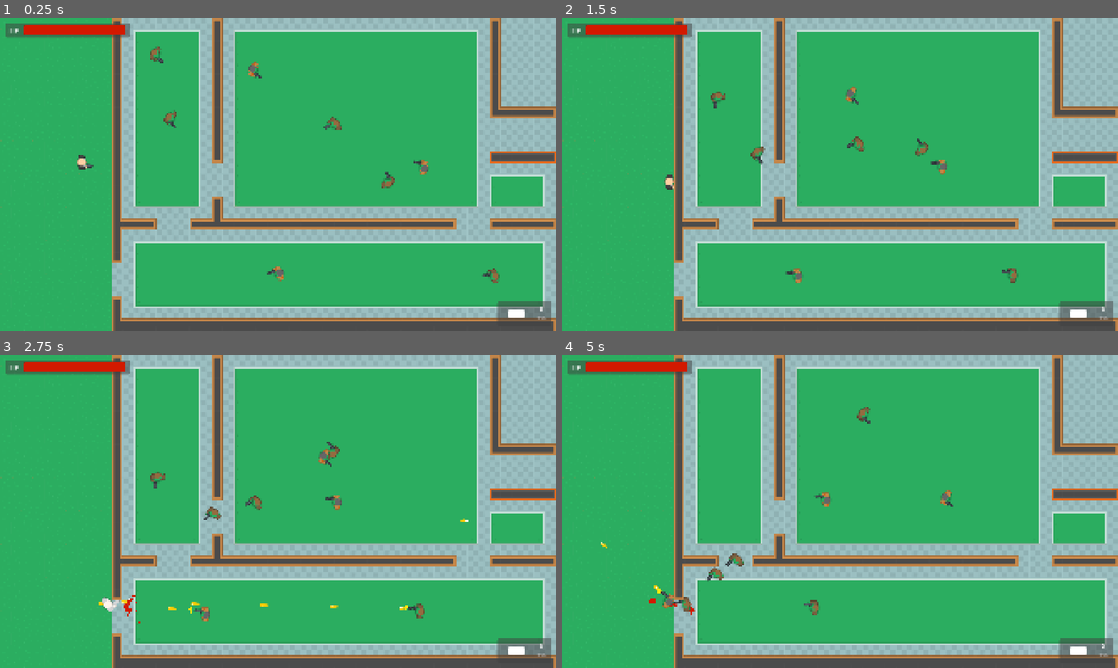
Above: before the commit, frames 1-4 (two rows, left to right).
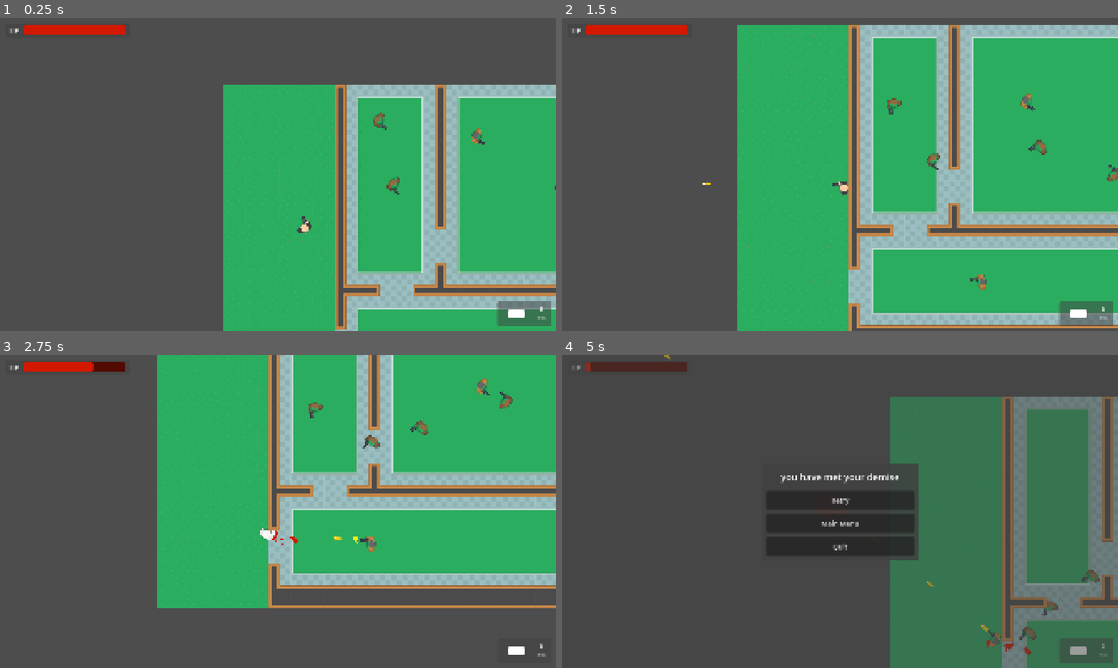
Above: after the commit, the same moments.

Repository: noor-shalaby/velvet-venom
Game: Godot game, scene res://scenes/levels/test_level2_shooters.tscn
Two runs of this game, one before a commit and one after it. Both use one fixed random seed, a clock stepped at 60 frames per second and the inputs below. This scene is started directly instead of the project's main scene.
Inputs (mouse positions are in pixels of both pictures, inside the frame that each line leads up to):
- Up to frame 1 (0.25 s): no input
- Up to frame 2 (1.5 s): move the mouse to (962, 158) at 0.52 s; hold D (right) 0.53-1.28 s; hold Shift (dash) 0.53-1.28 s; click (962, 158) at 0.8 s; move the mouse to (728, 190) at 1.27 s; hold S (down) from 1.28 s (still down); click (728, 190) at 1.35 s
- Up to frame 3 (2.75 s): tap 1 (gun) at 1.55 s; move the mouse to (333, 442) at 2.02 s; release S (down) at 2.03 s; hold D (right) from 2.03 s (still down); hold 1 (gun) from 2.03 s (still down); tap 2 (machinegun) at 2.3 s
- Up to frame 4 (5 s): move the mouse to (812, 574) at 2.77 s; release D (right) at 2.78 s; release 1 (gun) at 2.78 s; hold W (up) 2.78-3.53 s; tap 2 (machinegun) at 2.85 s; tap Shift (dash) at 3.05 s; move the mouse to (1006, 558) at 3.52 s; hold A (left) 3.53-4.25 s; hold Shift (dash) 3.53-4.25 s; click (1006, 558) at 3.8 s; tap Escape (pause) at 4.15 s; click "Resume" at 4.25 s

The runs differ from the first frame. In frame 1, 77% of the frame differs, in the area x 0-100%, y 0-100%; in frame 2, 63%; in frame 3, 72%; in frame 4, 97%.
Error before the commit: Invalid call. Nonexistent function 'screenshake' in base 'Nil'. (res://scripts/characters/player_norm.gd:127)

Commit message:
improved the code a lil. hardcoded variable types and added ranges to some exported variables

Diff:
--- a/scenes/characters/player_vamp.tscn
+++ b/scenes/characters/player_vamp.tscn
@@ -70,11 +70,9 @@
 texture = ExtResource("5_xh4w1")
 
 [node name="CollisionShape" type="CollisionShape2D" parent="."]
-visible = false
 shape = SubResource("CircleShape2D_fjrip")
 
 [node name="Hitbox" type="Area2D" parent="."]
-visible = false
 position = Vector2(2, 0)
 collision_layer = 4
 collision_mask = 64
@@ -89,7 +87,6 @@
 gizmo_extents = 8.0
 
 [node name="BloodSucker" type="Area2D" parent="."]
-visible = false
 collision_layer = 2
 collision_mask = 256
 
--- a/scenes/characters/zombie_brawler.tscn
+++ b/scenes/characters/zombie_brawler.tscn
@@ -1,7 +1,7 @@
 [gd_scene load_steps=10 format=3 uid="uid://boqei7v8w8q57"]
 
 [ext_resource type="SpriteFrames" uid="uid://0d3d8osuw42l" path="res://resources/spritesheets/zombie_brawler1.tres" id="2_527j7"]
-[ext_resource type="Shader" uid="uid://clol157o6cvty" path="res://resources/shaders/blink_outline.gdshader" id="2_c3dow"]
+[ext_resource type="Shader" uid="uid://b4hi6rhp1hcc2" path="res://resources/shaders/blink.gdshader" id="2_c3dow"]
 [ext_resource type="Script" uid="uid://dbnguoap2aqls" path="res://scripts/characters/zombie_brawler.gd" id="2_f1vlm"]
 
 [sub_resource type="ShaderMaterial" id="ShaderMaterial_527j7"]
@@ -9,9 +9,6 @@
 shader = ExtResource("2_c3dow")
 shader_parameter/blink_color = Color(1, 1, 1, 1)
 shader_parameter/blink_intensity = 0.0
-shader_parameter/outline_on = false
-shader_parameter/line_color = Color(1, 1, 1, 1)
-shader_parameter/line_thickness = 1.0
 
 [sub_resource type="CircleShape2D" id="CircleShape2D_1vlb3"]
 radius = 13.0
@@ -40,9 +37,7 @@
 turning_speed = 0.2
 patrol_speed = 80.0
 chase_speed = 240.0
-damage = 50
 attack_speed = 1.0
-knockback_force = 10000
 max_hp = 512.0
 
 [node name="Sprite" type="AnimatedSprite2D" parent="."]
--- a/scenes/characters/zombie_gunner.tscn
+++ b/scenes/characters/zombie_gunner.tscn
@@ -1,7 +1,7 @@
 [gd_scene load_steps=11 format=3 uid="uid://cknw1aokvic0m"]
 
 [ext_resource type="Script" uid="uid://c6rkuy7boafnm" path="res://scripts/characters/zombie_gunner.gd" id="1_uri5w"]
-[ext_resource type="Shader" uid="uid://clol157o6cvty" path="res://resources/shaders/blink_outline.gdshader" id="2_tpj27"]
+[ext_resource type="Shader" uid="uid://b4hi6rhp1hcc2" path="res://resources/shaders/blink.gdshader" id="2_tpj27"]
 [ext_resource type="SpriteFrames" uid="uid://yysv60ig3y48" path="res://resources/spritesheets/zombie_gunner1.tres" id="2_v7mxi"]
 
 [sub_resource type="ShaderMaterial" id="ShaderMaterial_tpj27"]
@@ -9,9 +9,6 @@
 shader = ExtResource("2_tpj27")
 shader_parameter/blink_color = Color(1, 1, 1, 1)
 shader_parameter/blink_intensity = 0.0
-shader_parameter/outline_on = false
-shader_parameter/line_color = Color(1, 1, 1, 1)
-shader_parameter/line_thickness = 1.0
 
 [sub_resource type="CircleShape2D" id="CircleShape2D_1vlb3"]
 radius = 13.0
--- a/scenes/characters/zombie_norm.tscn
+++ b/scenes/characters/zombie_norm.tscn
@@ -2,16 +2,13 @@
 
 [ext_resource type="Texture2D" uid="uid://c62pvtxkwma4a" path="res://assets/characters/zombie/zombie1.png" id="1_1vlb3"]
 [ext_resource type="Script" uid="uid://ddvdf78pxkovx" path="res://scripts/characters/zombie_norm.gd" id="1_httt1"]
-[ext_resource type="Shader" uid="uid://clol157o6cvty" path="res://resources/shaders/blink_outline.gdshader" id="2_i0jrm"]
+[ext_resource type="Shader" uid="uid://b4hi6rhp1hcc2" path="res://resources/shaders/blink.gdshader" id="2_i0jrm"]
 
 [sub_resource type="ShaderMaterial" id="ShaderMaterial_i0jrm"]
 resource_local_to_scene = true
 shader = ExtResource("2_i0jrm")
 shader_parameter/blink_color = Color(1, 1, 1, 1)
 shader_parameter/blink_intensity = 0.0
-shader_parameter/outline_on = false
-shader_parameter/line_color = Color(1, 1, 1, 1)
-shader_parameter/line_thickness = 1.0
 
 [sub_resource type="CircleShape2D" id="CircleShape2D_1vlb3"]
 radius = 13.0
--- a/scenes/characters/zombie_runner.tscn
+++ b/scenes/characters/zombie_runner.tscn
@@ -3,7 +3,7 @@
 [ext_resource type="PackedScene" uid="uid://c8klnxe2lr3ma" path="res://scenes/characters/zombie_norm.tscn" id="1_pglkk"]
 [ext_resource type="Script" uid="uid://2awv6dpbvewt" path="res://scripts/characters/zombie_runner.gd" id="2_e4rk7"]
 [ext_resource type="Texture2D" uid="uid://c62pvtxkwma4a" path="res://assets/characters/zombie/zombie1.png" id="3_e4rk7"]
-[ext_resource type="Shader" uid="uid://clol157o6cvty" path="res://resources/shaders/blink_outline.gdshader" id="4_cdpk5"]
+[ext_resource type="Shader" uid="uid://b4hi6rhp1hcc2" path="res://resources/shaders/blink.gdshader" id="4_cdpk5"]
 
 [sub_resource type="Curve" id="Curve_e4rk7"]
 _data = [Vector2(0, 0.496188), 0.0, 0.0, 0, 0, Vector2(1, 0), 0.0, 0.0, 0, 0]
@@ -21,18 +21,13 @@
 shader = ExtResource("4_cdpk5")
 shader_parameter/blink_color = Color(1, 1, 1, 1)
 shader_parameter/blink_intensity = 0.0
-shader_parameter/outline_on = false
-shader_parameter/line_color = Color(1, 1, 1, 1)
-shader_parameter/line_thickness = 1.0
 
 [node name="ZombieRunner" instance=ExtResource("1_pglkk")]
 script = ExtResource("2_e4rk7")
 turning_speed = 0.6
 patrol_speed = 120.0
 chase_speed = 600.0
-damage = 30
 attack_speed = 3.0
-knockback_force = 9600
 max_hp = 50.0
 
 [node name="DashParticles" type="GPUParticles2D" parent="." index="0"]
--- a/scenes/levels/test_level1_base.tscn
+++ b/scenes/levels/test_level1_base.tscn
@@ -8,6 +8,7 @@
 [ext_resource type="PackedScene" uid="uid://dnd3h2kcjhckq" path="res://scenes/characters/zombie_runner.tscn" id="4_mwkxh"]
 [ext_resource type="PackedScene" uid="uid://boqei7v8w8q57" path="res://scenes/characters/zombie_brawler.tscn" id="5_s4v1q"]
 [ext_resource type="PackedScene" uid="uid://bg16074l4ym1u" path="res://scenes/pickups/pickup_weapon.tscn" id="7_ncwps"]
+[ext_resource type="PackedScene" uid="uid://b0hf5ugi8olt6" path="res://scenes/levels/cam_ctrl.tscn" id="9_0vq3v"]
 
 [sub_resource type="Environment" id="Environment_s4v1q"]
 background_mode = 3
@@ -40,13 +41,6 @@
 [node name="NavRegion" type="NavigationRegion2D" parent="."]
 navigation_polygon = SubResource("NavigationPolygon_lnu2h")
 
-[node name="Camera" type="Camera2D" parent="."]
-position = Vector2(800, 450)
-zoom = Vector2(1.2, 1.2)
-
-[node name="Player" parent="." instance=ExtResource("2_s4v1q")]
-position = Vector2(233, 413)
-
 [node name="Zombies" type="Node2D" parent="."]
 
 [node name="Zombie" parent="Zombies" instance=ExtResource("3_gd7ii")]
@@ -66,12 +60,18 @@
 
 [node name="ZombieRunner" parent="Zombies" instance=ExtResource("4_mwkxh")]
 position = Vector2(480, 403)
+damage = 20.0
+knockback_force = 4800.0
 
 [node name="ZombieRunner2" parent="Zombies" instance=ExtResource("4_mwkxh")]
 position = Vector2(577, 767)
+damage = 20.0
+knockback_force = 4800.0
 
 [node name="ZombieBrawler" parent="Zombies" instance=ExtResource("5_s4v1q")]
 position = Vector2(971, 162)
+damage = 20.0
+knockback_force = 4800.0
 
 [node name="Pickups" type="Node2D" parent="."]
 
@@ -82,4 +82,11 @@
 position = Vector2(239, 162)
 weapon = "shotgun"
 
+[node name="CamCtrl" parent="." node_paths=PackedStringArray("host") instance=ExtResource("9_0vq3v")]
+host = NodePath("../Player")
+
+[node name="Player" parent="." instance=ExtResource("2_s4v1q")]
+position = Vector2(217, 665)
+
 [editable path="TileMap"]
+[editable path="CamCtrl"]
--- a/scenes/levels/test_level2_shooters.tscn
+++ b/scenes/levels/test_level2_shooters.tscn
@@ -1,10 +1,11 @@
-[gd_scene load_steps=8 format=3 uid="uid://doctmcuyp1rm6"]
+[gd_scene load_steps=9 format=3 uid="uid://doctmcuyp1rm6"]
 
 [ext_resource type="PackedScene" uid="uid://dhkaqpdvim4t" path="res://scenes/ui/hud.tscn" id="1_aqqae"]
 [ext_resource type="PackedScene" uid="uid://crghlnx0jovtx" path="res://scenes/characters/player_norm.tscn" id="2_aqqae"]
 [ext_resource type="PackedScene" uid="uid://5ag4hs7q66nt" path="res://scenes/ui/pause_menu.tscn" id="2_r6kcv"]
 [ext_resource type="PackedScene" uid="uid://bg8c63oc0rr1j" path="res://scenes/levels/tile_map.tscn" id="3_aqqae"]
 [ext_resource type="PackedScene" uid="uid://cknw1aokvic0m" path="res://scenes/characters/zombie_gunner.tscn" id="4_vjrko"]
+[ext_resource type="PackedScene" uid="uid://b0hf5ugi8olt6" path="res://scenes/levels/cam_ctrl.tscn" id="6_r6kcv"]
 
 [sub_resource type="Environment" id="Environment_hdhk2"]
 background_mode = 3
@@ -36,10 +37,6 @@
 [node name="NavRegion" type="NavigationRegion2D" parent="."]
 navigation_polygon = SubResource("NavigationPolygon_lnu2h")
 
-[node name="Camera" type="Camera2D" parent="."]
-position = Vector2(800, 450)
-zoom = Vector2(1.2, 1.2)
-
 [node name="Player" parent="." instance=ExtResource("2_aqqae")]
 position = Vector2(233, 413)
 
@@ -69,4 +66,8 @@
 [node name="ZombieShooter8" parent="Zombies" instance=ExtResource("4_vjrko")]
 position = Vector2(436, 96)
 
+[node name="CamCtrl" parent="." node_paths=PackedStringArray("host") instance=ExtResource("6_r6kcv")]
+host = NodePath("../Player")
+
 [editable path="TileMap"]
+[editable path="CamCtrl"]
--- a/scenes/levels/test_level3_prototype.tscn
+++ b/scenes/levels/test_level3_prototype.tscn
@@ -83,15 +83,23 @@
 
 [node name="ZombieBrawler" parent="Zombies" instance=ExtResource("8_vi130")]
 position = Vector2(1112, 488)
+damage = 20.0
+knockback_force = 4800.0
 
 [node name="ZombieBrawler2" parent="Zombies" instance=ExtResource("8_vi130")]
 position = Vector2(1130, -87.9999)
+damage = 20.0
+knockback_force = 4800.0
 
 [node name="ZombieBrawler3" parent="Zombies" instance=ExtResource("8_vi130")]
 position = Vector2(661, -259)
+damage = 20.0
+knockback_force = 4800.0
 
 [node name="ZombieBrawler4" parent="Zombies" instance=ExtResource("8_vi130")]
 position = Vector2(121, -774)
+damage = 20.0
+knockback_force = 4800.0
 
 [node name="ZombieNorm3" parent="Zombies" instance=ExtResource("7_to8ug")]
 position = Vector2(1414, -88)
@@ -113,12 +121,18 @@
 
 [node name="ZombieRunner" parent="Zombies" instance=ExtResource("9_u1smm")]
 position = Vector2(1284, -320)
+damage = 20.0
+knockback_force = 4800.0
 
 [node name="ZombieRunner2" parent="Zombies" instance=ExtResource("9_u1smm")]
 position = Vector2(1115, -248)
+damage = 20.0
+knockback_force = 4800.0
 
 [node name="ZombieRunner3" parent="Zombies" instance=ExtResource("9_u1smm")]
 position = Vector2(242, -1436)
+damage = 20.0
+knockback_force = 4800.0
 
 [node name="ZombieNorm6" parent="Zombies" instance=ExtResource("7_to8ug")]
 position = Vector2(765, 124)
--- a/scenes/ui/death_screen.tscn
+++ b/scenes/ui/death_screen.tscn
@@ -1,8 +1,7 @@
-[gd_scene load_steps=7 format=3 uid="uid://bomjpnrcspvgr"]
+[gd_scene load_steps=6 format=3 uid="uid://bomjpnrcspvgr"]
 
 [ext_resource type="PackedScene" uid="uid://bdy5ljxeo4ne1" path="res://scenes/ui/button_restart.tscn" id="1_w6at5"]
 [ext_resource type="PackedScene" uid="uid://bw5pevb5eulst" path="res://scenes/ui/button_play.tscn" id="2_ascqi"]
-[ext_resource type="PackedScene" uid="uid://c5pn4nalkxme2" path="res://scenes/ui/main_menu.tscn" id="3_ascqi"]
 [ext_resource type="PackedScene" uid="uid://dpuiuhj744ino" path="res://scenes/ui/button_quit.tscn" id="3_oad3j"]
 
 [sub_resource type="StyleBoxFlat" id="StyleBoxFlat_6tw0m"]
@@ -63,7 +62,7 @@
 [node name="MainMenuButton" parent="Dim/Panel/Margin/VBox" instance=ExtResource("2_ascqi")]
 layout_mode = 2
 text = "Main Menu"
-target_scene = ExtResource("3_ascqi")
+target_scene = "uid://c5pn4nalkxme2"
 
 [node name="QuitButton" parent="Dim/Panel/Margin/VBox" instance=ExtResource("3_oad3j")]
 layout_mode = 2
--- a/scenes/ui/main_menu.tscn
+++ b/scenes/ui/main_menu.tscn
@@ -46,8 +46,9 @@
 text = "Topdown Zombie Shooter"
 horizontal_alignment = 1
 
-[node name="PlayButton" parent="Margin/VBox" instance=ExtResource("2_fe2o3")]
+[node name="PlayButton" parent="Margin/VBox" instance=ExtResource("1_fe2o3")]
 layout_mode = 2
+target_scene = "uid://bhywd8ptw76nk"
 
-[node name="QuitButton" parent="Margin/VBox" instance=ExtResource("4_m1kxf")]
+[node name="QuitButton" parent="Margin/VBox" instance=ExtResource("2_1g8jr")]
 layout_mode = 2
--- a/scenes/ui/pause_menu.tscn
+++ b/scenes/ui/pause_menu.tscn
@@ -1,10 +1,10 @@
 [gd_scene load_steps=8 format=3 uid="uid://5ag4hs7q66nt"]
 
 [ext_resource type="Script" uid="uid://dx37y2r5o8xyy" path="res://scripts/ui/pause_menu.gd" id="1_6tw0m"]
-[ext_resource type="PackedScene" uid="uid://cv0b8mfiyro15" path="res://scenes/ui/button.tscn" id="2_0lmf7"]
-[ext_resource type="PackedScene" uid="uid://bdy5ljxeo4ne1" path="res://scenes/ui/button_restart.tscn" id="3_0bnpd"]
-[ext_resource type="PackedScene" uid="uid://bw5pevb5eulst" path="res://scenes/ui/button_play.tscn" id="3_8uki6"]
-[ext_resource type="PackedScene" uid="uid://dpuiuhj744ino" path="res://scenes/ui/button_quit.tscn" id="3_f6eus"]
+[ext_resource type="PackedScene" uid="uid://bdy5ljxeo4ne1" path="res://scenes/ui/button_restart.tscn" id="3_8uki6"]
+[ext_resource type="PackedScene" uid="uid://cv0b8mfiyro15" path="res://scenes/ui/button.tscn" id="3_f6eus"]
+[ext_resource type="PackedScene" uid="uid://dpuiuhj744ino" path="res://scenes/ui/button_quit.tscn" id="4_0bnpd"]
+[ext_resource type="PackedScene" uid="uid://bw5pevb5eulst" path="res://scenes/ui/button_play.tscn" id="4_4inpj"]
 
 [sub_resource type="StyleBoxFlat" id="StyleBoxFlat_6tw0m"]
 bg_color = Color(0.25098, 0.25098, 0.25098, 0.517647)
@@ -58,18 +58,19 @@
 horizontal_alignment = 1
 vertical_alignment = 1
 
-[node name="ResumeButton" parent="Dim/Panel/Margin/VBox" instance=ExtResource("2_0lmf7")]
+[node name="ResumeButton" parent="Dim/Panel/Margin/VBox" instance=ExtResource("3_f6eus")]
 layout_mode = 2
 text = "Resume"
 
-[node name="RestartButton" parent="Dim/Panel/Margin/VBox" instance=ExtResource("3_0bnpd")]
+[node name="RestartButton2" parent="Dim/Panel/Margin/VBox" instance=ExtResource("3_8uki6")]
 layout_mode = 2
 
-[node name="MainMenuButton" parent="Dim/Panel/Margin/VBox" instance=ExtResource("3_8uki6")]
+[node name="MainMenuButton" parent="Dim/Panel/Margin/VBox" instance=ExtResource("4_4inpj")]
 layout_mode = 2
 text = "Main Menu"
+target_scene = "uid://c5pn4nalkxme2"
 
-[node name="QuitButton" parent="Dim/Panel/Margin/VBox" instance=ExtResource("3_f6eus")]
+[node name="QuitButton2" parent="Dim/Panel/Margin/VBox" instance=ExtResource("4_0bnpd")]
 layout_mode = 2
 
 [connection signal="pressed" from="Dim/Panel/Margin/VBox/ResumeButton" to="." method="_on_resume_button_pressed"]
--- a/scripts/characters/player.gd
+++ b/scripts/characters/player.gd
@@ -2,17 +2,17 @@
 extends CharacterBody2D
 
 @export_category("Movement")
-@export var movement_speed := 350
-@export var friction := 0.3
+@export var movement_speed: float = 350.0
+@export_range(0.0, 1.0, 0.01) var friction: float = 0.3
 
 @export_category("Dash")
-@export var dash_speed := 1300
-@export var dash_duration := 0.05
-@export var dash_cooldown := 0.2
+@export var dash_speed: float = 1300.0
+@export var dash_duration: float = 0.05
+@export var dash_cooldown: float = 0.2
 
 @export_category("Stats")
-@export var hp_max := 100
-var hp := hp_max:
+@export var hp_max: float = 100.0
+var hp: float = hp_max:
 	set = set_hp
 func set_hp(new_hp):
 	if new_hp < hp:
@@ -31,13 +31,13 @@
 var dir: Vector2
 var input_dir: Vector2
 
-var can_shoot = true
+var can_shoot: bool = true
 
-var can_dash := true
+var can_dash: bool = true
 var dash_dir: Vector2
-var is_dashing := false
+var is_dashing: bool = false
 
-var is_knocked_back = false
+var is_knocked_back: bool = false
 var knockback_velocity: Vector2
 
 var blood_explosion_scene = preload("uid://cs6dxwtk5651p")
--- a/scripts/characters/player_vamp.gd
+++ b/scripts/characters/player_vamp.gd
@@ -43,8 +43,8 @@
 			start_sucking(blood_pool, "blood")
 
 
-@export var blood_max: int = 128
-@export var blood := 96:
+@export var blood_max: float = 128.0
+@export var blood: float = 96.0:
 	set = set_blood
 func set_blood(new_value):
 	blood = clamp(new_value, 0, blood_max)
--- a/scripts/characters/zombie.gd
+++ b/scripts/characters/zombie.gd
@@ -2,19 +2,19 @@
 extends CharacterBody2D
 
 @export_category("Movement")
-@export var turning_speed := 0.3
-@export var patrol_speed := 100.0
-@export var chase_speed := 300.0
-@export var friction := 0.3
+@export var turning_speed: float = 0.3
+@export var patrol_speed: float = 100.0
+@export var chase_speed: float = 300.0
+@export_range(0.0, 1.0, 0.01) var friction: float = 0.3
 
 @export_category("Attack")
-@export var damage := 20
-@export var attack_speed := 2.0
-@export var knockback_force := 4800
+@export var damage: float = 20
+@export var attack_speed: float = 2.0
+@export var knockback_force: float = 4800.0
 
 @export_category("Health")
-@export var max_hp := 60.0
-var hp := max_hp:
+@export var max_hp: float = 60.0
+var hp: float = max_hp:
 	set = set_hp
 func set_hp(new_hp):
 	if new_hp < hp and not _readying:
@@ -26,9 +26,9 @@
 		die()
 
 var dir: Vector2
-var movement_speed = patrol_speed
-
-var is_knocked_back = false
+var movement_speed: float = patrol_speed
+
+var is_knocked_back: bool = false
 var knockback_velocity: Vector2
 
 var target: CharacterBody2D:
@@ -59,7 +59,7 @@
 @onready var comm_eye: RayCast2D = $CommEye
 @onready var eye_group: Node2D = $EyeGroup
 @onready var eyes = eye_group.get_children()
-@onready var sprite = $Sprite
+@onready var sprite := $Sprite
 @onready var vis_notifier: VisibleOnScreenNotifier2D = $VisibleOnScreenNotifier
 @onready var vis_enabler: VisibleOnScreenEnabler2D = $VisibleOnScreenEnabler
 
--- a/scripts/characters/zombie_gunner.gd
+++ b/scripts/characters/zombie_gunner.gd
@@ -52,13 +52,13 @@
 
 var weapon = weapons.pick_random()
 
-@export var precision := 0.1
-@export var melee_range := 76
+@export var precision: float = 0.1
+@export var melee_range: float = 76
 
-var can_shoot := true
-var open_fire_on_screen := false
-@export var open_fire_on_screen_delay_time := 1.0
-var melee_mode := false
+var can_shoot: bool = true
+var open_fire_on_screen: bool = false
+@export var open_fire_on_screen_delay_time: float = 1.0
+var melee_mode: bool = false
 
 var bullet_scene = preload("uid://cb2jamqa27vhl")
 var muzzle_flash_scene = preload("uid://dtj76lgbo4ydn")
--- a/scripts/objects/bullet.gd
+++ b/scripts/objects/bullet.gd
@@ -1,14 +1,14 @@
 class_name Bullet
 extends CharacterBody2D
 
-@export var speed := 50
+@export var speed: float = 50.0
 
 var dir: Vector2
 
-var dmg := 10
-var knockback_force := 1500
-var puncture := 0
-var wall_puncture := 0
+var dmg: int = 10
+var knockback_force: float = 1500.0
+var puncture: int = 0
+var wall_puncture: int = 0
 
 var shooter: CharacterBody2D
 var entities_hit = []
--- a/scripts/pickups/pickup.gd
+++ b/scripts/pickups/pickup.gd
@@ -2,7 +2,7 @@
 extends Area2D
 
 
-@export var animation_speed := 0.1
+@export var animation_dur: float = 0.1
 
 
 func _on_body_entered(body: Node2D):
@@ -12,6 +12,6 @@
 
 func picked_up():
 	var tween: Tween = create_tween().set_parallel(true)
-	tween.tween_property(self, "scale", Vector2.ZERO, animation_speed)
-	tween.tween_property(self, "modulate:a", 0.0, animation_speed)
+	tween.tween_property(self, "scale", Vector2.ZERO, animation_dur)
+	tween.tween_property(self, "modulate:a", 0.0, animation_dur)
 	tween.connect("finished", queue_free)
--- a/scripts/pickups/pickup_weapon.gd
+++ b/scripts/pickups/pickup_weapon.gd
@@ -1,7 +1,7 @@
 extends Pickup
 
 
-@export var weapon := "machinegun"
+@export var weapon: String = "machinegun"
 
 var sprites = {
 	"gun": preload("uid://bygmehm306uvm"),
--- a/scripts/ui/button_play.gd
+++ b/scripts/ui/button_play.gd
@@ -1,11 +1,13 @@
 extends Button
 
 
-@export var target_scene: PackedScene
+@export var target_scene_path: String
 
 
 @onready var tree: SceneTree = get_tree()
 
 
 func _on_pressed():
-	tree.change_scene_to_packed(target_scene)
+	if target_scene_path != "":
+		tree.change_scene_to_file(target_scene_path)
+		tree.paused = false
--- a/scripts/ui/button_restart.gd
+++ b/scripts/ui/button_restart.gd
@@ -6,3 +6,4 @@
 
 func _on_pressed():
 	tree.reload_current_scene()
+	tree.paused = false
--- a/scripts/ui/cam_ctrl.gd
+++ b/scripts/ui/cam_ctrl.gd
@@ -27,8 +27,8 @@
 		host.cam_ctrl = self
 
 		var mouse_pos = get_global_mouse_position()
-		cam.position.x = (mouse_pos.x - host.global_position.x) / (get_viewport_rect().size.x / 2.0) * 128
-		cam.position.y = (mouse_pos.y - host.global_position.y) / (get_viewport_rect().size.y / 2.0) * 128
+		cam.position.x = lerp(cam.position.x, (mouse_pos.x - host.global_position.x) / (get_viewport_rect().size.x / 2.0) * 128, 0.8)
+		cam.position.y = lerp(cam.position.y, (mouse_pos.y - host.global_position.y) / (get_viewport_rect().size.y / 2.0) * 128, 0.8)
 
 	if active_shake_dur > 0.0:
 		shake_time += shake_time_speed * delta
--- a/scripts/ui/hud.gd
+++ b/scripts/ui/hud.gd
@@ -32,7 +32,7 @@
 
 
 func update_hp(new_value, max_value):
-	create_tween().tween_property(hp_bar, "value", (float(new_value) / float(max_value)) * 100, 0.1)
+	create_tween().tween_property(hp_bar, "value", (new_value / max_value) * 100, 0.1)
 
 func update_weapon(new_weapon_name):
 	weapon_rect.texture = weapon_textures[new_weapon_name]
@@ -41,4 +41,4 @@
 	mag_label.text = str(new_value)
 
 func update_blood(new_value, max_value):
-	create_tween().tween_property(blood_bar, "value", (float(new_value) / float(max_value)) * 100, 0.1)
+	create_tween().tween_property(blood_bar, "value", (new_value / max_value) * 100, 0.1)
Not shown, changed: Devlog.txt
Not shown, added: TODOs.txt
Not shown: 1 places in scenes/levels/test_level1_base.tscn that only renumber resources
Not shown: 1 places in scenes/ui/main_menu.tscn that only renumber resources
